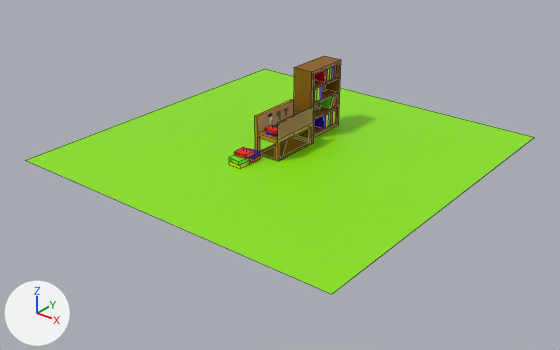
A saved change to the Blender file theparkdepartment/Props/Artificial/ResearchCenter/Researching Workbench.blend.
Before and after are seen from a 50 mm camera at (12.1, -15.49, 8.69) aimed at (0.27, -0.7, -0.47). The axes (+X, +Y, +Z) are drawn at lower left. The lights are the same throughout. Mesh edges are drawn as thin lines on the coarser meshes.
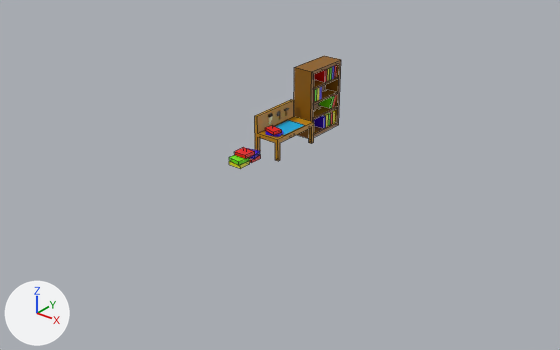
ob_cube_003 is not drawn itself; it is used by a modifier of ob_cube_002.
ob_cube_011 is not drawn itself; it is used by a modifier of ob_cube.
ob_cube_012 is not drawn itself; it is used by a modifier of ob_cube.
ob_cube_014 is not drawn itself; it is used by a modifier of ob_cube.

What the commit changed:
me_cube_005 has 8 vertices, 6 faces and spans x -1.0..1.0, y -1.0..1.0, z -1.0..1.0.
me_cube_005 is used by ob_cube_002; location (-0.2, 1.59, 1.0); scale (0.3, 0.7, 1.0).
Verts and faces of me_cube_005; kept vertices keep their numbers, new ones are numbered from 8.
Before the commit, vertices of me_cube_005: 4 (1.0, -1.0, -1.0), 5 (1.0, -1.0, 1.0), 6 (1.0, 1.0, -1.0), 7 (1.0, 1.0, 1.0).
Part 1, on me_cube_005:
Faces deleted: (4, 6, 7, 5).
New vertex 8 is at (-0.5, -0.86, -0.9).
New vertex 9 is at (-0.5, -0.86, 0.9).
New vertex 10 is at (-0.5, 0.86, -0.9).
New vertex 11 is at (-0.5, 0.86, 0.9).
New vertices 12 to 15 stand at vertices 8 to 11, in that order, plus (1.5, 0.0, 0.0).
New faces: (4, 12, 13, 5), (4, 6, 7, 5, 13, 15, 14, 12), (8, 10, 11, 9), (10, 14, 15, 11), (8, 9, 13, 12), (8, 12, 14, 10).
New faces: (9, 11, 15, 13).
me_cube_016 has 8 vertices, 6 faces and spans x -1.0..1.0, y -1.0..1.0, z -1.0..1.0.
me_cube_016 is used by ob_cube_001; location (-0.1, 1.59, 0.58); scale (0.19, 0.6, 0.025).
me_cube_016 part 2: a new loose piece, a box spanning x -1.0..1.0, y -1.0..1.0, z 17.0..19.0, in mat_material_007 (brown #8f5d00).
me_cube_087 is used by ob_cube; location (-0.09, -0.04, 0.55); scale (0.4, 0.8, 0.55).
me_cube_087 had 8 vertices, 6 faces and spanned x -1.0..1.0, y -1.0..1.0, z -1.0..1.0.
me_cube_087 now has 36 vertices, 20 faces and spans x -1.0..1.0, y -1.0..1.0, z -1.0..1.0.
me_cube_087 part 3: 2 vertices removed from x 1.0, y -1.0..1.0, z 1.0; 30 vertices added at x -1.0..1.0, y -1.0..1.0, z -1.0..1.0.
Object 'Plane' (ob_plane) is deleted.
Object 'Cube.002' (ob_cube_002) loses its BOOLEAN modifier named 'Boolean'.
Modifier setting removed (it was object = ob_cube_003).
Object 'Cube.003' (ob_cube_003) is deleted.
Object 'Cube.001' (ob_cube_001) loses its ARRAY modifier named 'Array'.
Modifier setting removed (it was count = 3).
Modifier setting removed (it was relative_offset_displace = (0.0, 0.0, 9.0)).
Object 'Cube' (ob_cube) loses its BOOLEAN modifier named 'Boolean'.
Modifier setting removed (it was object = ob_cube_011).
Object 'Cube' (ob_cube) loses its BOOLEAN modifier named 'Boolean.001'.
Modifier setting removed (it was object = ob_cube_012).
Object 'Cube' (ob_cube) loses its BOOLEAN modifier named 'Boolean.002'.
Modifier setting removed (it was object = ob_cube_014).
Object 'Cube.011' (ob_cube_011) is deleted.
Object 'Cube.012' (ob_cube_012) is deleted.
Object 'Cube.014' (ob_cube_014) is deleted.

Location of each change, [x1, y1, x2, y2] in pixels of the pictures (560 x 350 px):
'Plane', deleted: before [26, 69, 534, 294]
'Cube', reshaped, modifiers changed: [255, 99, 314, 161] in both
'Cube.002', reshaped, modifiers changed: [294, 56, 341, 139] in both
'Cube.001', reshaped, modifiers changed: before [313, 77, 338, 119]; after [313, 77, 338, 120]
part 1 of me_cube_005, built on: [311, 60, 341, 137] in both
part 2 of me_cube_016, added: after [313, 89, 338, 105]
